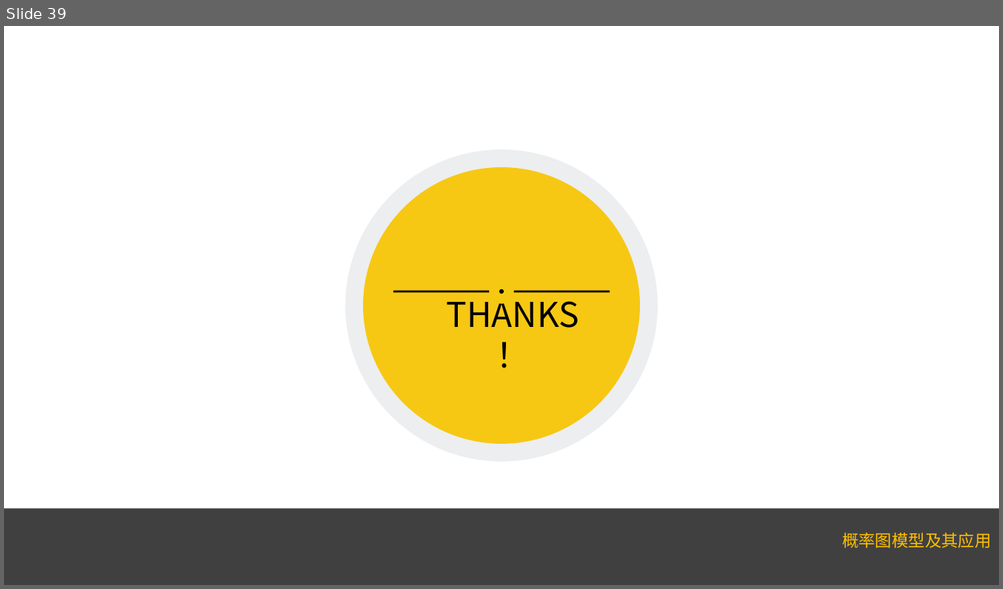
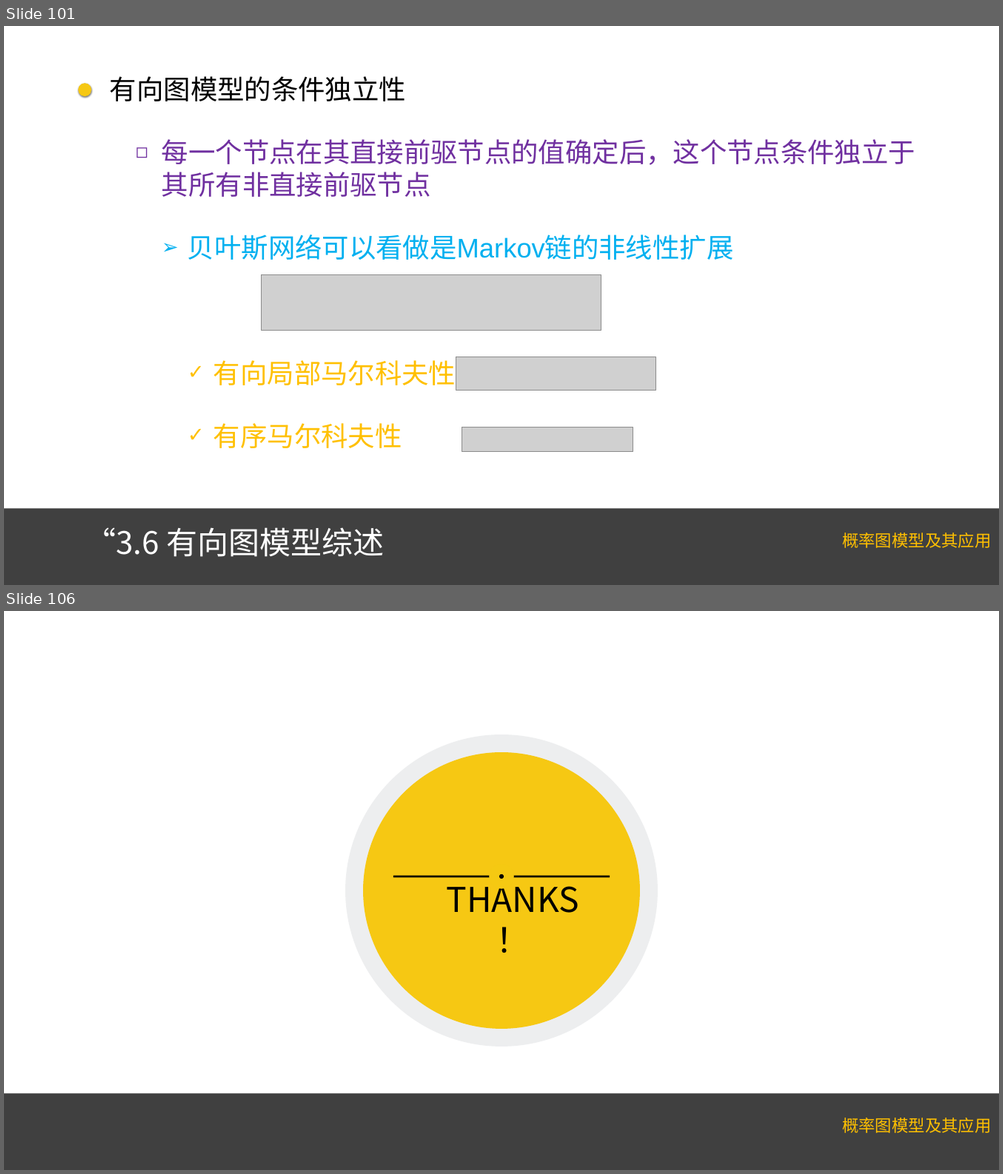
Before and after one commit to Lauralrf/Lauralrf.github.io, a slide deck: 3第三章有向图模型.pptx. Shown one above the other, each under a label of ours: slide 39 before the commit, slides 101 and 106 after it; the slides between them are not shown. The pictures are 1003x589 and 1003x1174 pixels, drawn with LibreOffice and Linux fonts; fonts in the diff are those of the drawing; grey boxes stand for pictures. Boxes give left, top, right and bottom in pixels: in the first picture for what was removed or moved away, otherwise in the second. Text is boxed around its words. In the diff, an @@ line names an element or a change of style, - is before the commit and + after.

```diff
--- a/3第三章有向图模型.pptx
+++ b/3第三章有向图模型.pptx
@@ slide 101 added at box(4, 26, 999, 585), background #FFFFFF; not listed: 2 template elements that a slide beside it also shows @@
@@ ellipse added at box(78, 83, 91, 96), fill #F6C813 @@
@@ text added at box(110, 76, 915, 449), 52 pt, text #7030A0 @@
+有向图模型的条件独立性
+  ◻ 每一个节点在其直接前驱节点的值确定后，这个节点条件独立于其所有非直接前驱节点
+    ➢ 贝叶斯网络可以看做是Markov链的非线性扩展
+      ✓ 有向局部马尔科夫性
+      ✓ 有序马尔科夫性
@@ picture added at box(261, 275, 600, 330) @@
@@ picture added at box(456, 357, 655, 390) @@
@@ picture added at box(461, 427, 632, 452) @@
@@ title added at box(85, 528, 384, 557), 60 pt, text #FFFFFF @@
+“3.6 有向图模型综述
@@ what was slide 39 is now slide 106 @@
```
Also in this commit, not shown: 66 other slides added, 4 other files.
